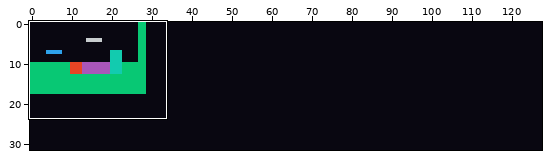
File history of a sprite sheet, res/level_test2.png. The first picture is a wide view before the edit; the outline marks the close-up.
Close-up. Before the commit:
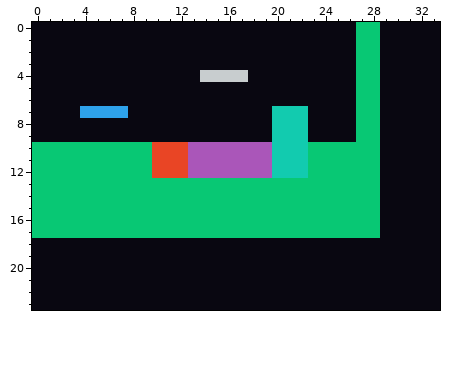
The file is 128x32 pixels. Shown: x 0..33, y 0..23.
The result:
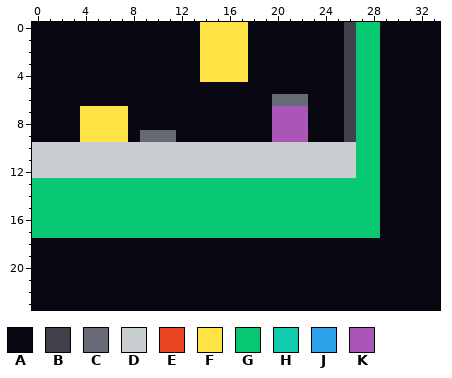
Palette (. is transparent): A #090711  B #40414c  C #656a73  D #c8cdcf  E #e94525  F #ffe345  G #08c874  H #12cbaf  J #2ea2eb  K #aa56b9
From old to new:
Changed rows in their new state; - is an unchanged pixel.
first column x 0:
 0 --------------FFFF--------B
 1 --------------FFFF--------B
 2 --------------FFFF--------B
 3 --------------FFFF--------B
 4 --------------FFFF--------B
 5 --------------------------B
 6 --------------------CCC---B
 7 ----FFFF------------KKK---B
 8 ----FFFF------------KKK---B
 9 ----FFFF-CCC--------KKK---B
10 DDDDDDDDDDDDDDDDDDDDDDDDDDD
11 DDDDDDDDDDDDDDDDDDDDDDDDDDD
12 DDDDDDDDDDDDDDDDDDDDDDDDDDD
